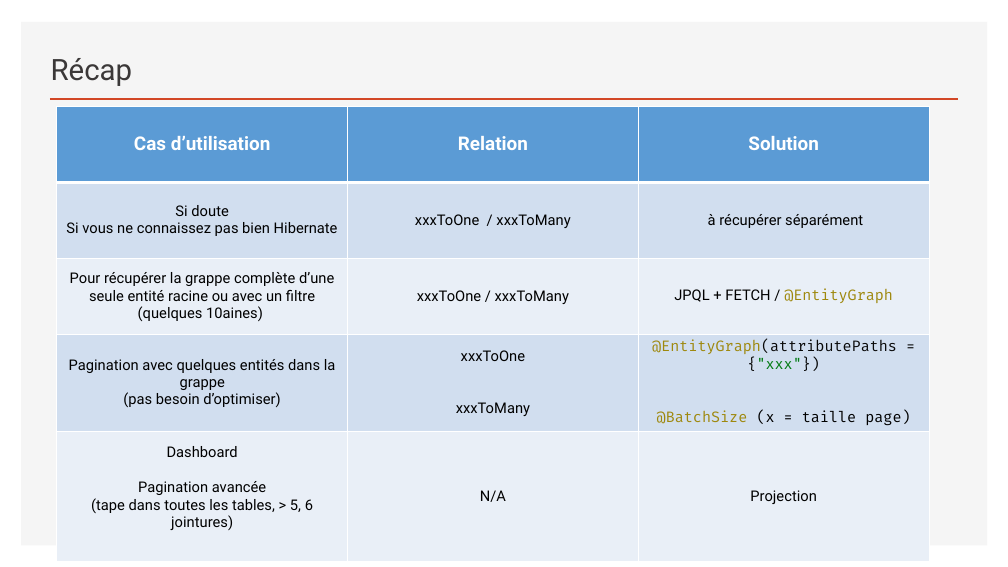
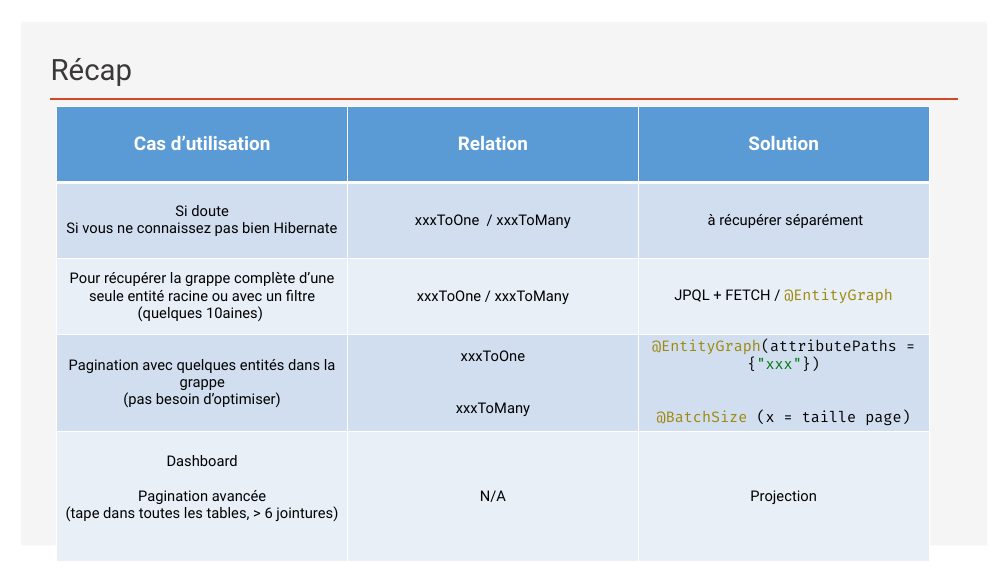
Before and after one commit to sebzuki/hibernate, a slide deck: slide 28 of JPA-HIBERNATE.pptx. Drawn at 1008x567 pixels with LibreOffice and Linux fonts; fonts in the diff are those of the drawing. Boxes give left, top, right and bottom in pixels: in the first picture for what was removed or moved away, otherwise in the second. Text is boxed around its words. In the diff, an @@ line names an element or a change of style, - is before the commit and + after.

```diff
--- a/JPA-HIBERNATE.pptx
+++ b/JPA-HIBERNATE.pptx
@@ table at (57,106,930,543) @@
-row 5, column 1: Dashboard / Pagination avancée / (tape dans toutes les tables, > 5, 6 jointures)
+row 5, column 1: Dashboard / Pagination avancée / (tape dans toutes les tables, > 6 jointures)
```
Also in this commit, not shown: 5 other slides changed, 1 slide added.
